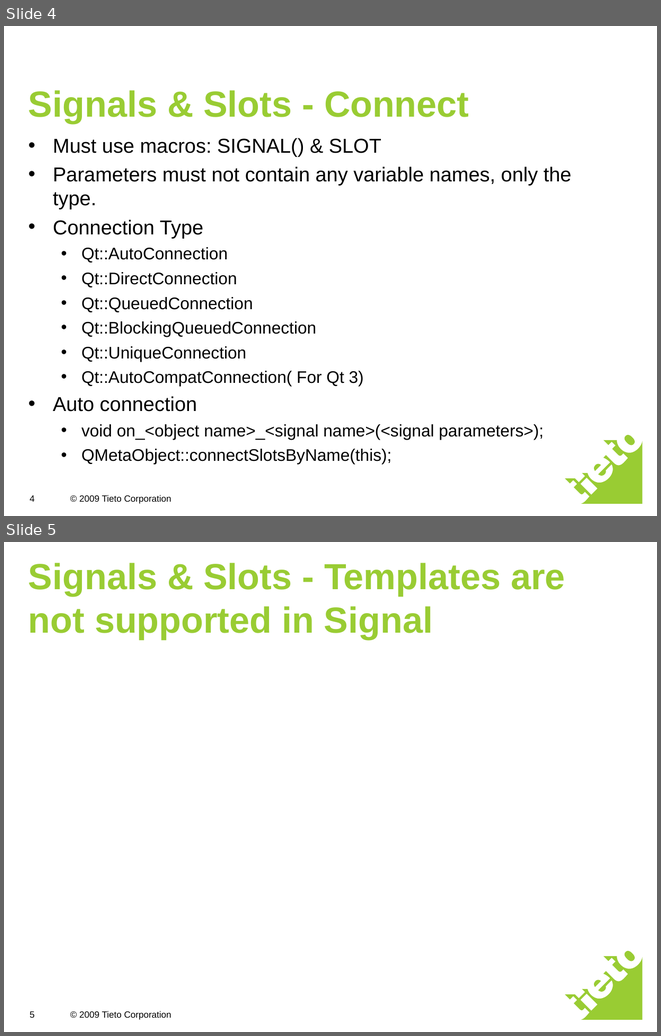
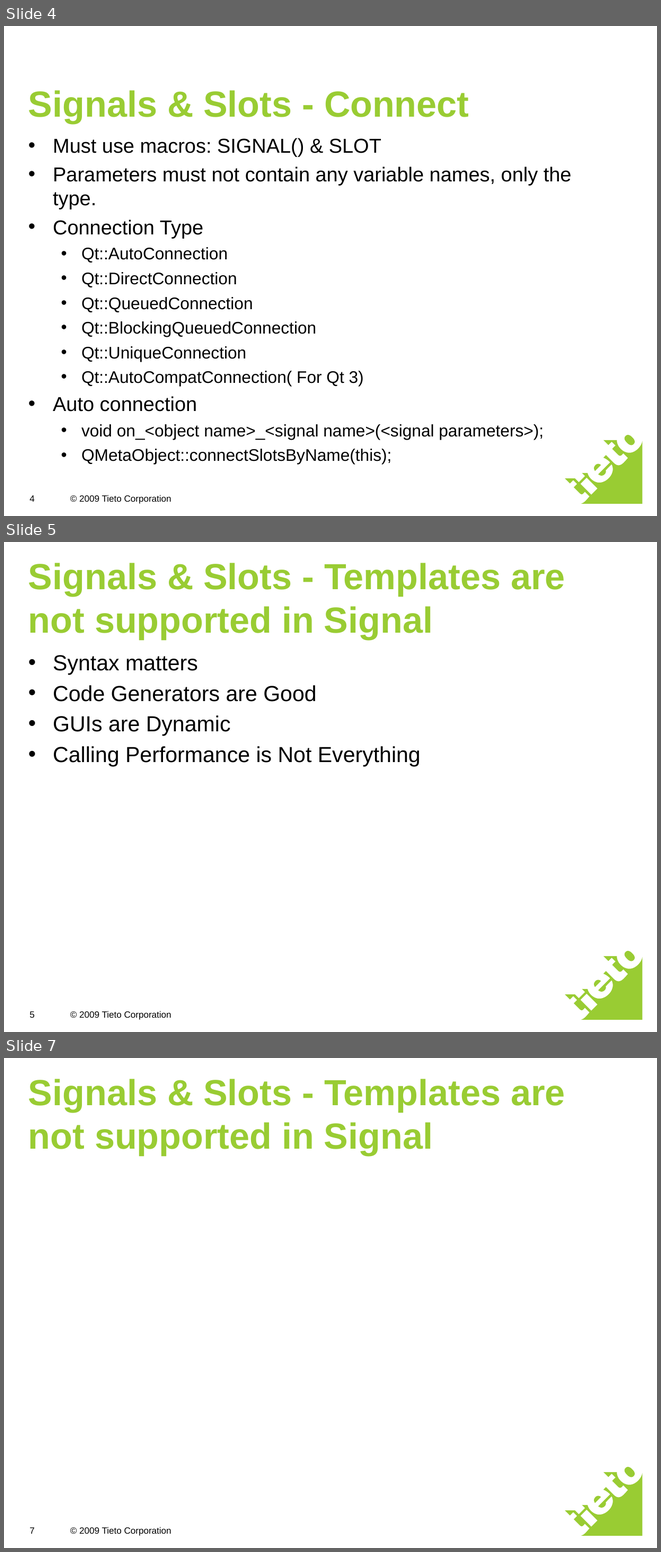
Before and after one commit to freebendy/My-Demos, a slide deck: qt/Signals&Slots.ppt. Shown one above the other, each under a label of ours: slides 4 and 5 before the commit, slides 4, 5 and 7 after it; the slides between them are not shown. The pictures are 661x1036 and 661x1552 pixels, drawn with LibreOffice and Linux fonts; fonts in the diff are those of the drawing. Boxes give left, top, right and bottom in pixels: in the first picture for what was removed or moved away, otherwise in the second. Text is boxed around its words. In the diff, an @@ line names an element or a change of style, - is before the commit and + after.

Commit message:
update ppt

```diff
--- a/qt/Signals&Slots.ppt
+++ b/qt/Signals&Slots.ppt
@@ slide 5 added at [4,542,657,1032], background #FFFFFF; not listed: 2 template elements that a slide beside it also shows @@
@@ title added at [28,563,565,640], 40 pt, text #99CC33, bold @@
+Signals & Slots - Templates are not supported in Signal
@@ text added at [53,655,421,767], 24 pt, text #000000 @@
+• Syntax matters
+• Code Generators are Good
+• GUIs are Dynamic
+• Calling Performance is Not Everything
@@ page number added at [29,1011,35,1017], 10 pt, text #000000 @@
+5
@@ what was slide 5 is now slide 7 @@
@@ page number at [29,1527,35,1533]: text changed @@
-5
+7
```
Also in this commit, not shown: 1 other slide added.
